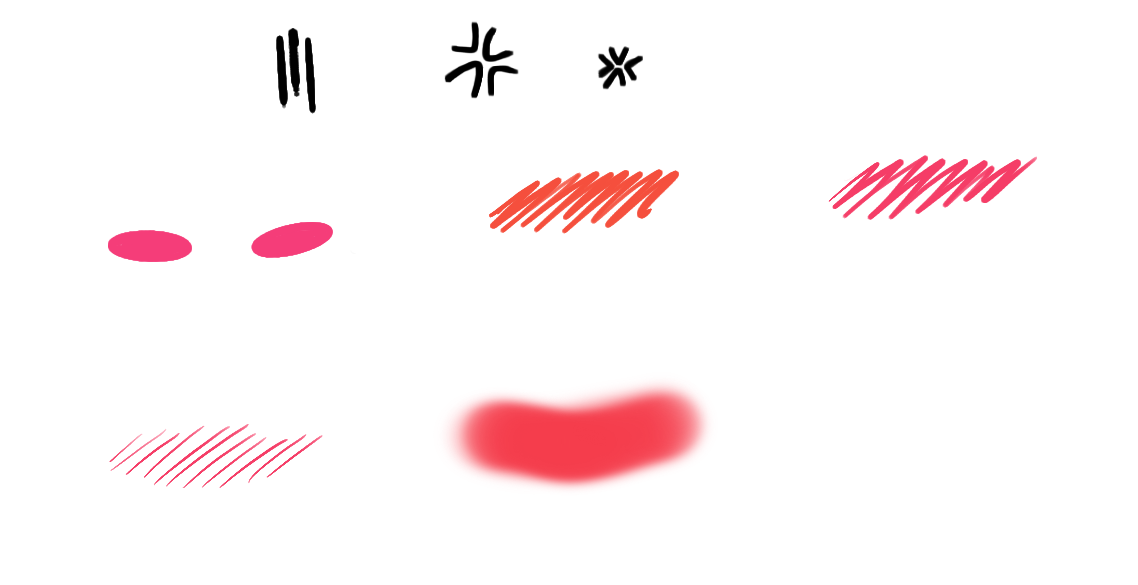
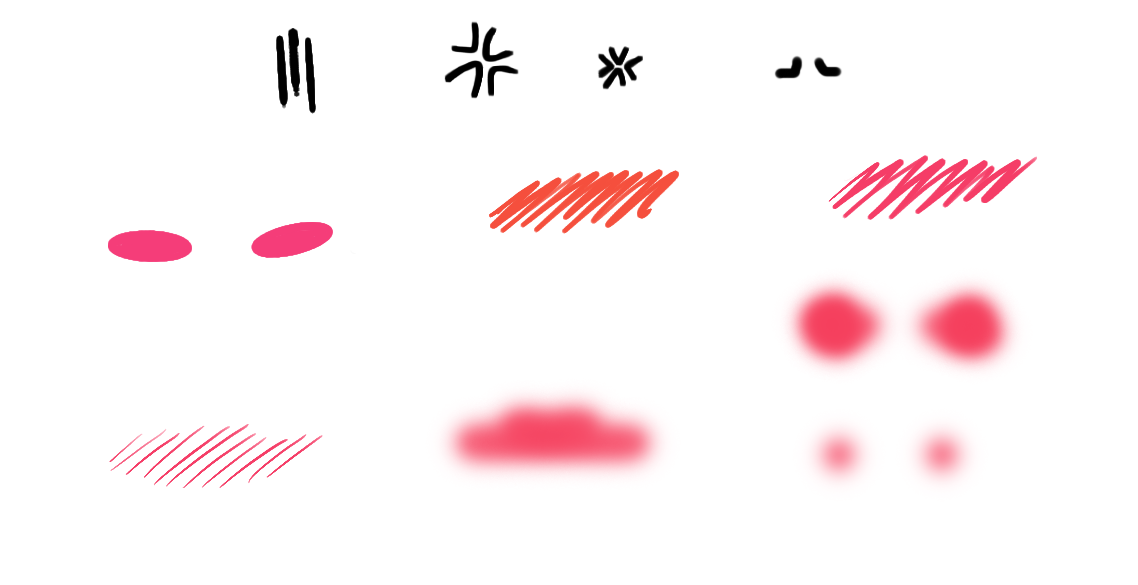
Comparing the layer stacks of the two (1138, 585) images. Changes:
painted on "Layer 1" over (435, 55, 1024, 494)
